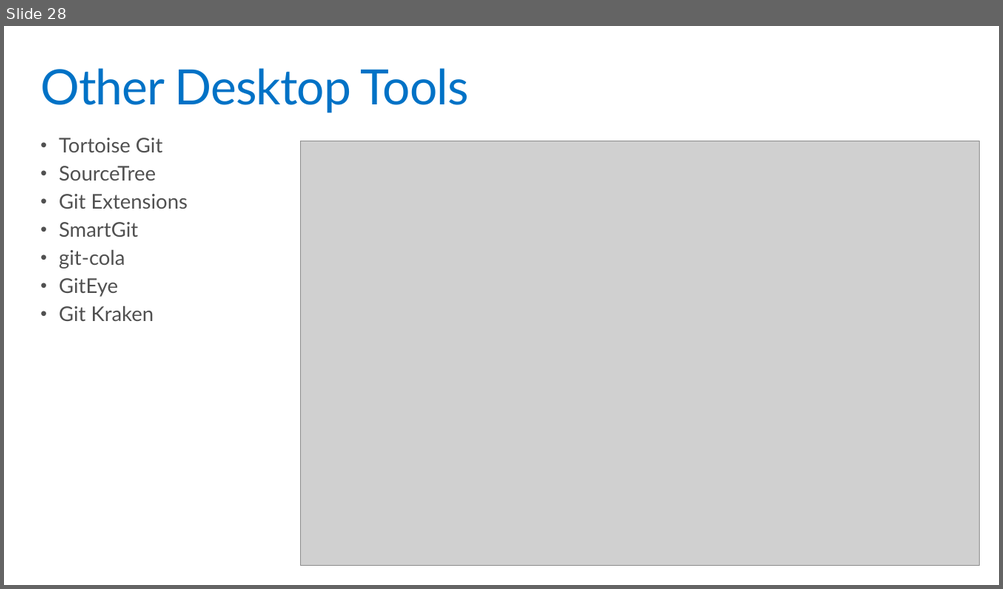
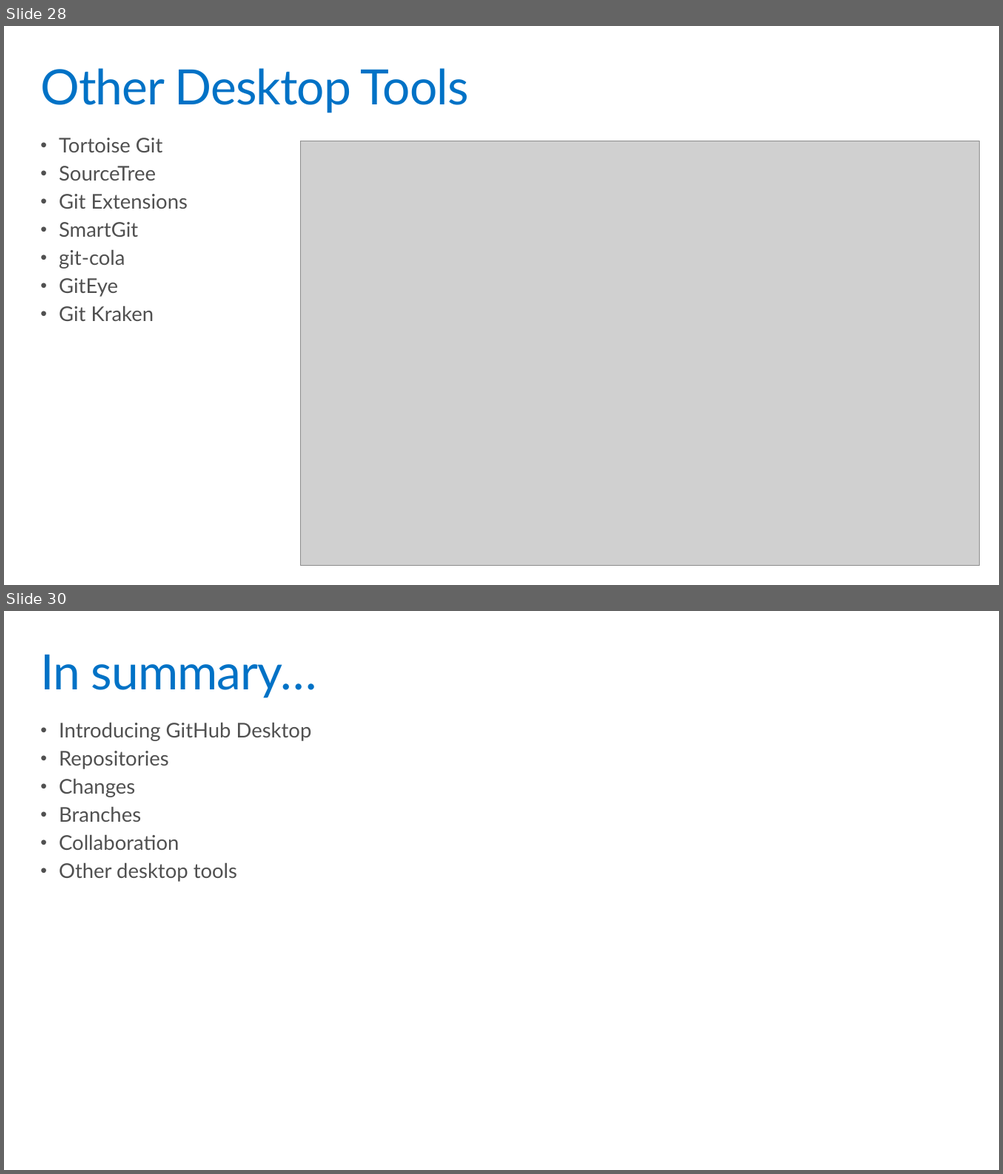
Before and after one commit to codefoster/gh-ms-mva, a slide deck: slides/m3.pptx. Shown one above the other, each under a label of ours: slide 28 before the commit, slides 28 and 30 after it; the slides between them are not shown. The pictures are 1003x589 and 1003x1174 pixels, drawn with LibreOffice and Linux fonts; fonts in the diff are those of the drawing; grey boxes stand for pictures. Boxes give left, top, right and bottom in pixels: in the first picture for what was removed or moved away, otherwise in the second. Text is boxed around its words. In the diff, an @@ line names an element or a change of style, - is before the commit and + after.

Commit message:
add final summary slides too

```diff
--- a/slides/m3.pptx
+++ b/slides/m3.pptx
@@ slide 30 added at box(4, 611, 999, 1170), background #FFFFFF @@
@@ title added at box(40, 654, 317, 698), 48 pt, text #0072C6 @@
+In summary…
@@ text added at box(59, 722, 312, 882), 20 pt, text #505050 @@
+• Introducing GitHub Desktop
+• Repositories
+• Changes
+• Branches
+• Collaboration
+• Other desktop tools
```
Also in this commit, not shown: 2 other files.
